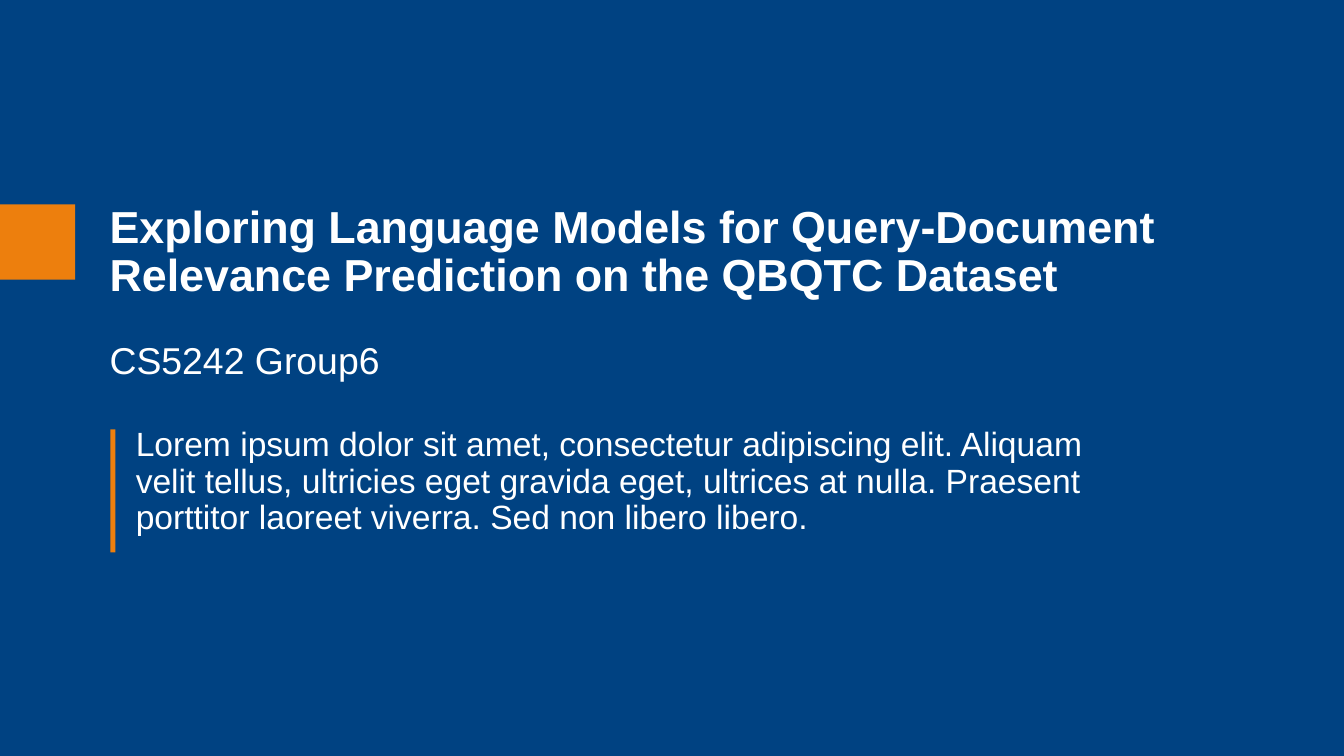
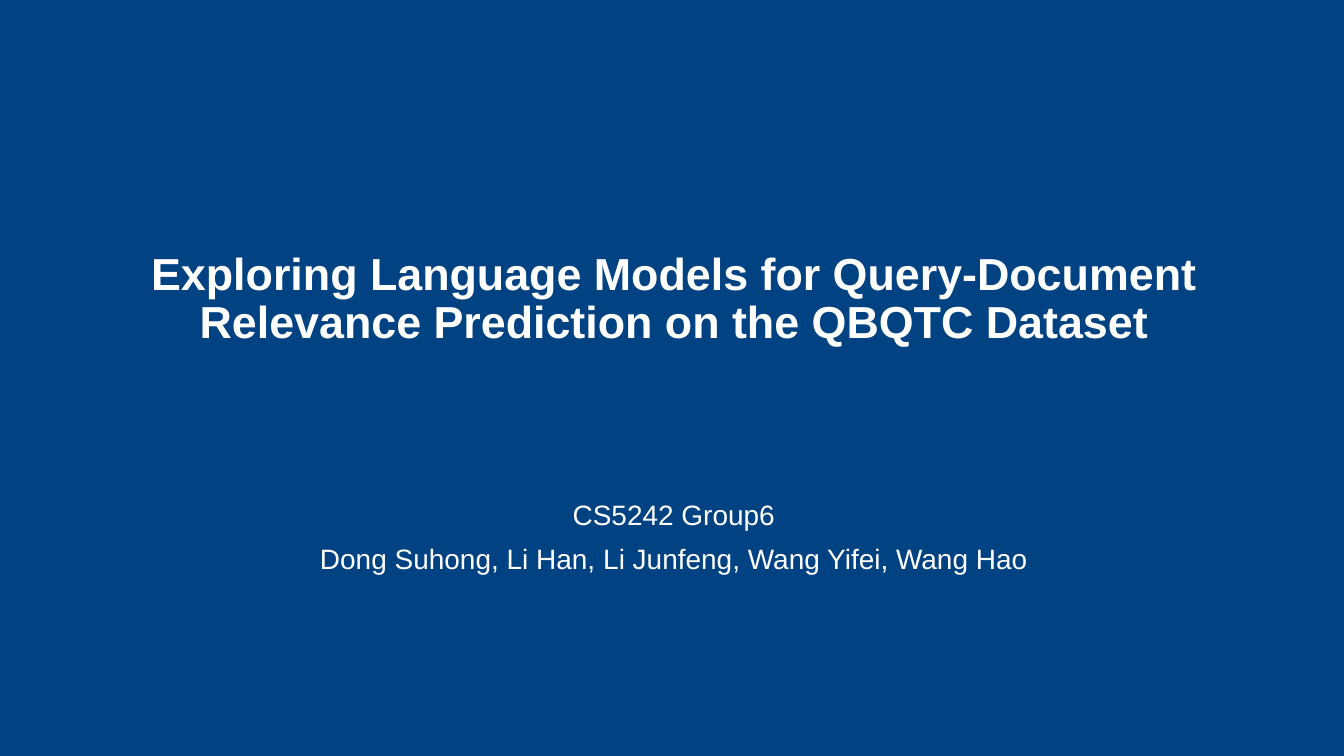
Before and after one commit to lijunfeng99/CS5242-project_25, a slide deck: slide 1 of CS5242_Presentation.pptx. Drawn at 1344x756 pixels with LibreOffice and Linux fonts; fonts in the diff are those of the drawing; background and template pictures are left out. Boxes give left, top, right and bottom in pixels: in the first picture for what was removed or moved away, otherwise in the second. Text is boxed around its words. In the diff, an @@ line names an element or a change of style, - is before the commit and + after.

Commit message:
Update PPT

```diff
--- a/CS5242_Presentation.pptx
+++ b/CS5242_Presentation.pptx
@@ rectangle removed at [0, 204, 75, 280] @@
@@ title at [151, 257, 1196, 347]: text changed @@
-Exploring Language Models for Query-Document Relevance Prediction on the QBQTC Dataset
-CS5242 Group6
+Exploring Language Models for Query-Document Relevance Prediction on the QBQTC Dataset
@@ rectangle removed at [110, 429, 116, 552] @@
@@ subtitle removed at [136, 431, 1082, 535] @@
-Lorem ipsum dolor sit amet, consectetur adipiscing elit. Aliquam velit tellus, ultricies eget gravida eget, ultrices at nulla. Praesent porttitor laoreet viverra. Sed non libero libero.
@@ subtitle added at [320, 505, 1027, 574], 15 pt, text #FFFFFF @@
+CS5242 Group6
+Dong Suhong, Li Han, Li Junfeng, Wang Yifei, Wang Hao
```
Also in this commit, not shown: 3 other slides changed, 3 slides added, 1 slide removed.
